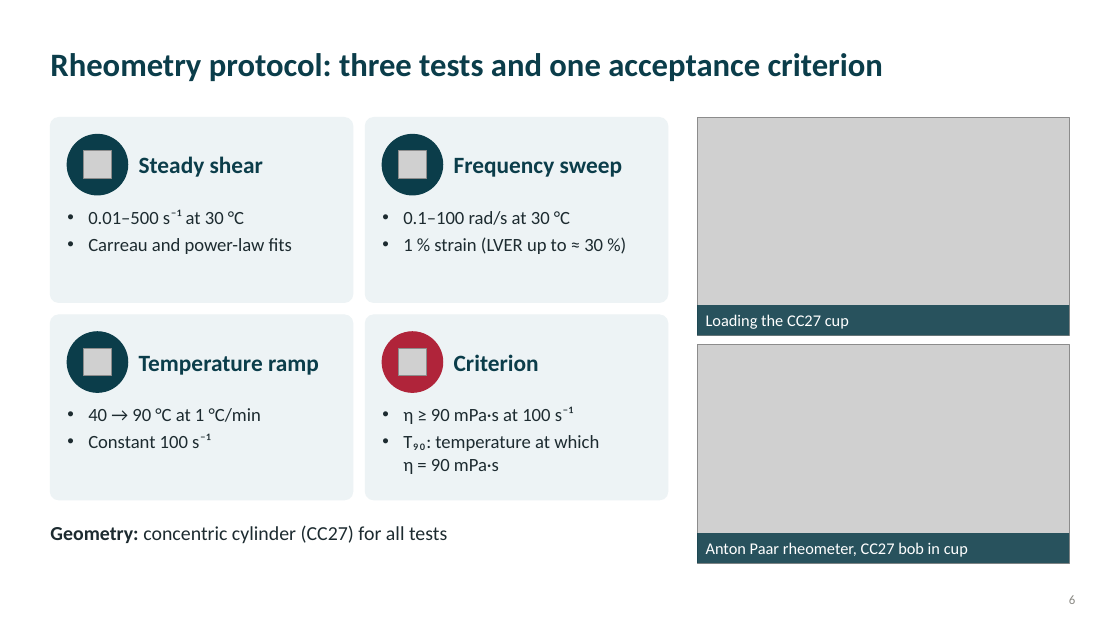
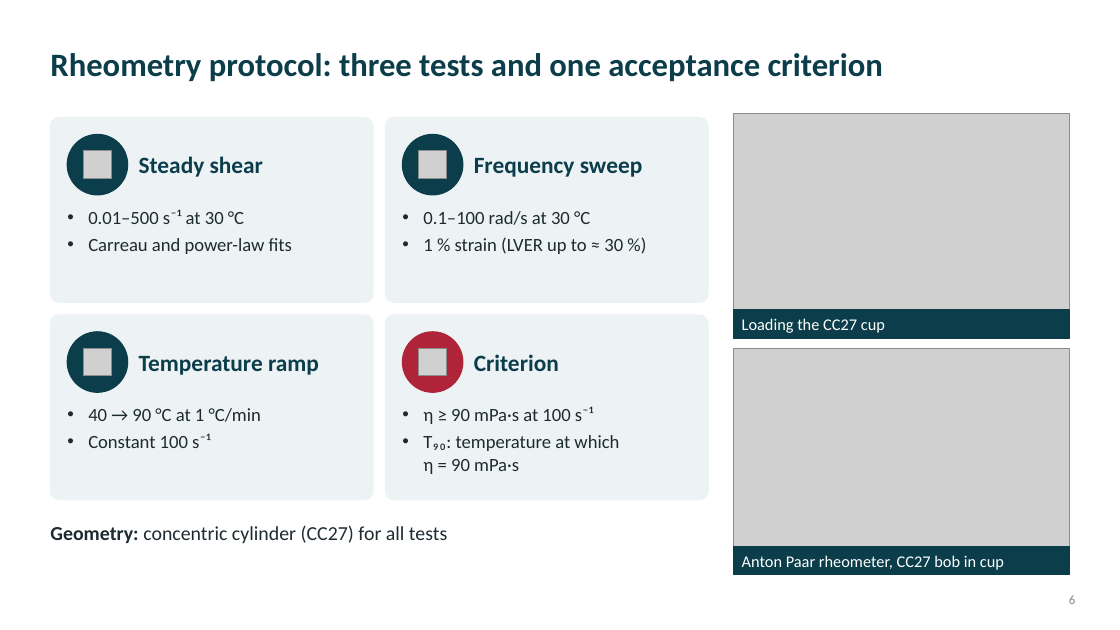
Before and after one commit to 25im0024-lab/waled, a slide deck: slide 6 of reports/rheology-2026-11/presentation/Rheology_Progress_Presentation_2026-11-20.pptx. Drawn at 1120x630 pixels with LibreOffice and Linux fonts; fonts in the diff are those of the drawing; grey boxes stand for pictures. Boxes give left, top, right and bottom in pixels: in the first picture for what was removed or moved away, otherwise in the second. Text is boxed around its words. In the diff, an @@ line names an element or a change of style, - is before the commit and + after.

```diff
--- a/reports/rheology-2026-11/presentation/Rheology_Progress_Presentation_2026-11-20.pptx
+++ b/reports/rheology-2026-11/presentation/Rheology_Progress_Presentation_2026-11-20.pptx
@@ rounded rectangle: place and size @@
-rounded rectangle at [50, 118, 353, 302]
+rounded rectangle at [50, 118, 373, 302]
@@ rounded rectangle: place and size @@
-rounded rectangle at [365, 118, 668, 302]
+rounded rectangle at [386, 118, 708, 302]
@@ picture: place and size @@
-picture at [697, 118, 1070, 335]
+picture at [734, 113, 1070, 310]
@@ text "Frequency sweep": place and size @@
-text "Frequency sweep" at [454, 158, 623, 177]
+text "Frequency sweep" at [474, 158, 643, 177]
@@ text "0.1–100 rad/s at 30 °C": place and size @@
-text "0.1–100 rad/s at 30 °C" at [403, 211, 603, 254]
+text "0.1–100 rad/s at 30 °C" at [423, 211, 623, 254]
@@ rounded rectangle: place and size @@
-rounded rectangle at [50, 315, 353, 500]
+rounded rectangle at [50, 315, 373, 500]
@@ rounded rectangle: place and size @@
-rounded rectangle at [365, 315, 668, 500]
+rounded rectangle at [386, 315, 708, 500]
@@ rectangle: place and size @@
-rectangle at [697, 305, 1070, 335]
+rectangle at [734, 310, 1070, 339]
@@ rectangle at [734, 310, 1070, 339]: fill #0B3D4A at 85% opacity to #0B3D4A; outline none to #0B3D4A 1 pt @@
@@ text "Loading the CC27 cup": place and size @@
-text "Loading the CC27 cup" at [706, 314, 849, 329]
+text "Loading the CC27 cup" at [742, 318, 885, 333]
@@ 2 pictures, 2 ellipses: place and size @@
-2 pictures, 2 ellipses at [382, 134, 443, 392]
+2 pictures, 2 ellipses at [402, 134, 463, 392]
@@ text "Criterion": place and size @@
-text "Criterion" at [454, 354, 539, 371]
+text "Criterion" at [474, 354, 559, 371]
@@ picture: place and size @@
-picture at [697, 344, 1070, 564]
+picture at [734, 349, 1070, 546]
@@ text "η ≥ 90 mPa·s at ...": place and size @@
-text "η ≥ 90 mPa·s at ..." at [403, 406, 599, 474]
+text "η ≥ 90 mPa·s at ..." at [423, 406, 619, 474]
@@ rectangle at [734, 546, 1070, 575]: fill #0B3D4A at 85% opacity to #0B3D4A; outline none to #0B3D4A 1 pt @@
@@ rectangle: place and size @@
-rectangle at [697, 534, 1070, 564]
+rectangle at [734, 546, 1070, 575]
@@ text "Anton Paar rheometer, CC27 bob ...": place and size @@
-text "Anton Paar rheometer, CC27 bob ..." at [706, 542, 968, 557]
+text "Anton Paar rheometer, CC27 bob ..." at [742, 555, 1004, 570]
```
Also in this commit, not shown: 1 other slide changed, 7 other files.
